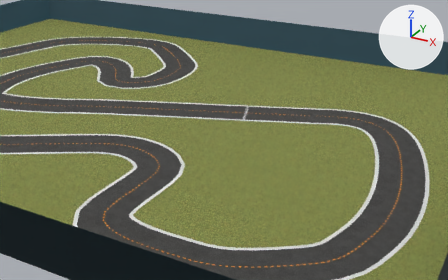
The COLLADA model bundle/meshes/2022_june_pro_ccw/2022_june_pro_ccw.dae, before and after one commit.
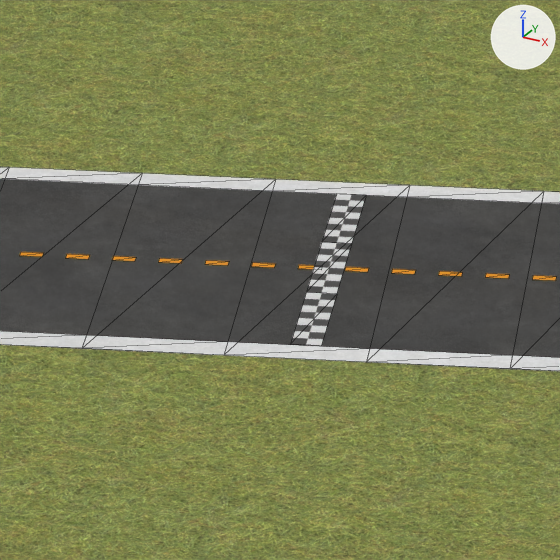
Each version appears first from a 50 mm camera at (9.62, -12.25, 5.69) aimed at (2.68, 0.38, -0.62), and next in a close-up on the part from 49% to 59% of the width and 32% to 49% of the height. Arrows for +X, +Y and +Z are at upper right; the lights stay in place. The close-ups show mesh edges as thin lines.

Script lines for the objects in view, before the commit:
```python
me_fieldshape_mesh = bpy.data.meshes.new('fieldShape-mesh')
me_fieldshape_mesh.from_pydata(...)  # 4 vertices, 2 faces; spans x -8.9..8.9, y -6.6..6.6, z 0.0
me_fieldshape_mesh.materials.append(mat_field_materialref)  # picture img_field_png
me_ilshape_mesh = bpy.data.meshes.new('ilShape-mesh')
me_ilshape_mesh.from_pydata(...)  # 390 vertices, 390 faces; spans x -7.11..7.12, y -4.83..4.83, z 0.0
me_ilshape_mesh.materials.append(mat_il_materialref)  # picture img_outerline_png_001
me_plane = bpy.data.meshes.new('Plane')
me_plane.from_pydata(...)  # 12 vertices, 6 faces; spans x -0.363..0.363, y -0.329..0.329, z 0.0
me_plane.materials.append(mat_startline)  # picture img_startline_png
ob_field = bpy.data.objects.new('field', me_fieldshape_mesh)
ob_field.location = (0.0, 0.0, 0.0)
ob_il = bpy.data.objects.new('il', me_ilshape_mesh)
ob_il.location = (0.0, 0.0, 0.0)
ob_startline = bpy.data.objects.new('StartLine', me_plane)
ob_startline.location = (3.026, 0.895, 0.003)
ob_startline.rotation_euler = (0.0, 0.0, 2.662)  # degrees (0, 0, 153)
# also in view: 'road' at (0.0, 0.0, 0.0); 'cl' at (0.0, 0.0, 0.0); 'ol' at (0.0, 0.0, 0.0)
```
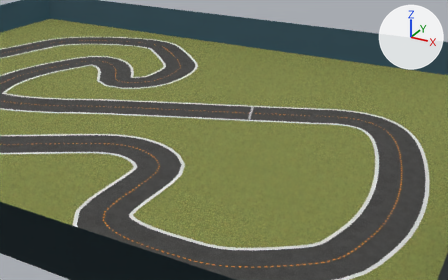
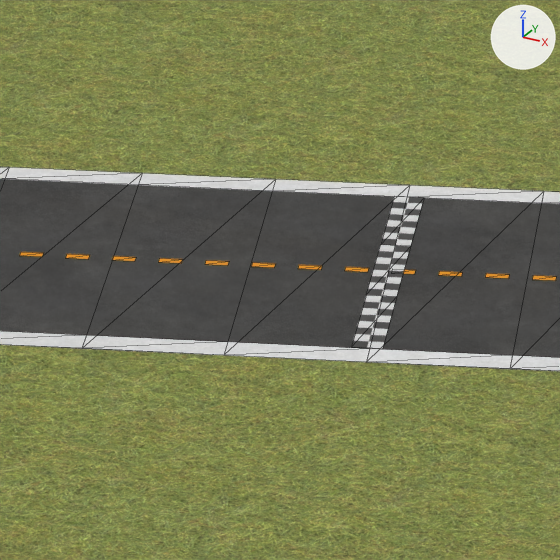
What differs and where, as boxes (x1, y1, x2, y2) in the close-ups (560 x 560 px):
```json
{"object": "StartLine", "change": "moved", "before": [291, 194, 366, 346], "after": [351, 196, 424, 349]}
```

The change, as JSON lines over the scene's bpy script:
```json
{"op": "set", "path": "ob_startline.location", "old": "(3.026, 0.895, 0.003)", "new": "(3.146, 0.943, 0.003)"}
```
